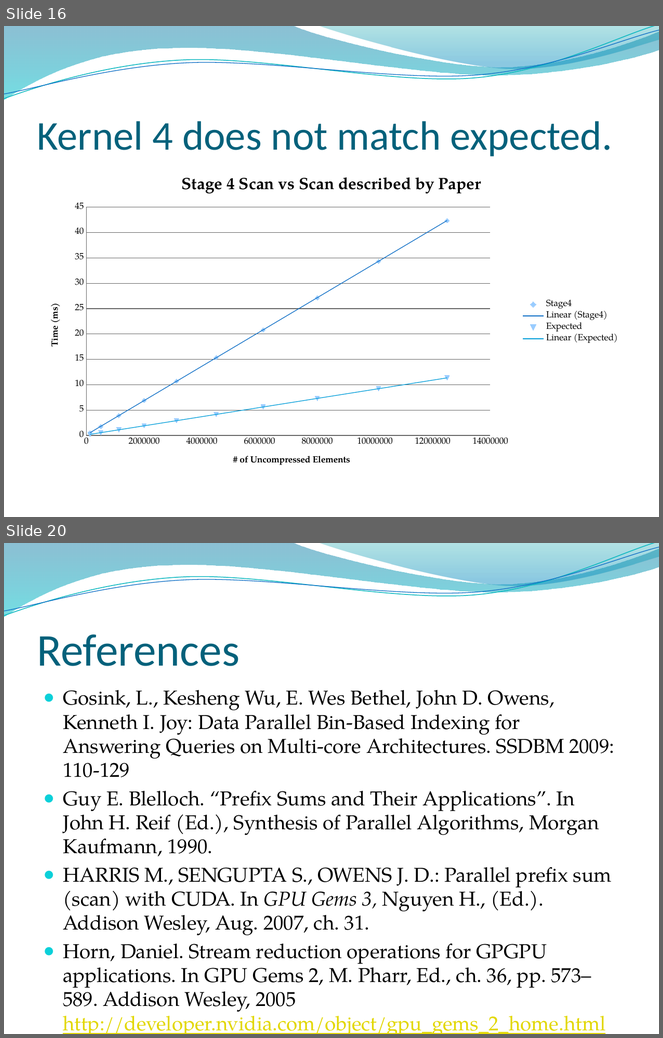
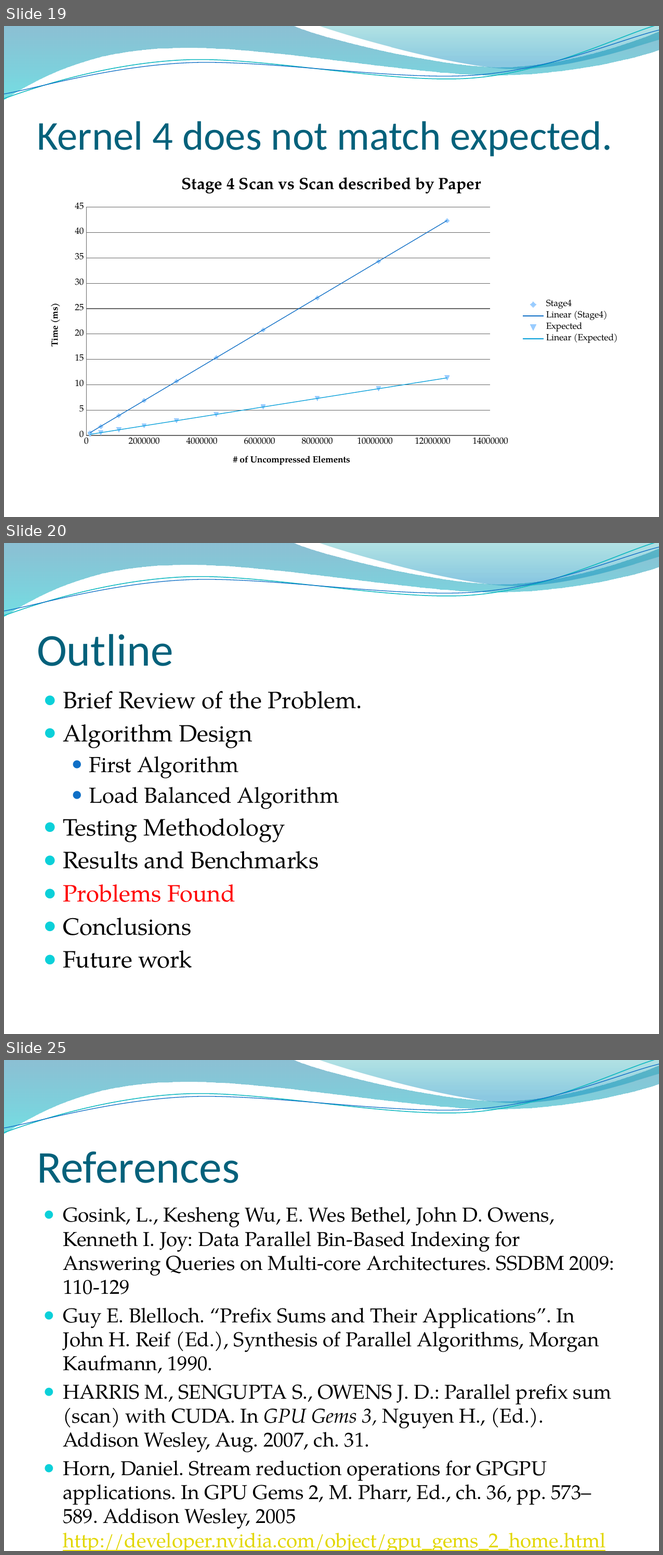
Before and after one commit to edvelezg/unb-pdp2, a slide deck: proj/FinalPresentation.pptx. Shown one above the other, each under a label of ours: slides 16 and 20 before the commit, slides 19, 20 and 25 after it; the slides between them are not shown. The pictures are 663x1038 and 663x1555 pixels, drawn with LibreOffice and Linux fonts; fonts in the diff are those of the drawing; background and template pictures are left out. Boxes give left, top, right and bottom in pixels: in the first picture for what was removed or moved away, otherwise in the second. Text is boxed around its words. In the diff, an @@ line names an element or a change of style, - is before the commit and + after.

```diff
--- a/proj/FinalPresentation.pptx
+++ b/proj/FinalPresentation.pptx
@@ slide 20 added at <box>4,543,659,1034</box>, background picture (left out); not listed: 4 template elements that a slide beside it also shows @@
@@ title added at <box>37,634,174,666</box>, 50 pt, text #04617B @@
+Outline
@@ text added at <box>63,691,362,968</box>, 26 pt, text #000000 @@
+● Brief Review of the Problem.
+● Algorithm Design
+  ● First Algorithm
+  ● Load Balanced Algorithm
+● Testing Methodology
+● Results and Benchmarks
+● Problems Found
+● Conclusions
+● Future work
@@ what was slide 16 is now slide 19 @@
@@ what was slide 20 is now slide 25 @@
```
Also in this commit, not shown: 5 slides changed, 5 other slides added, 1 slide removed, 1 other file.
